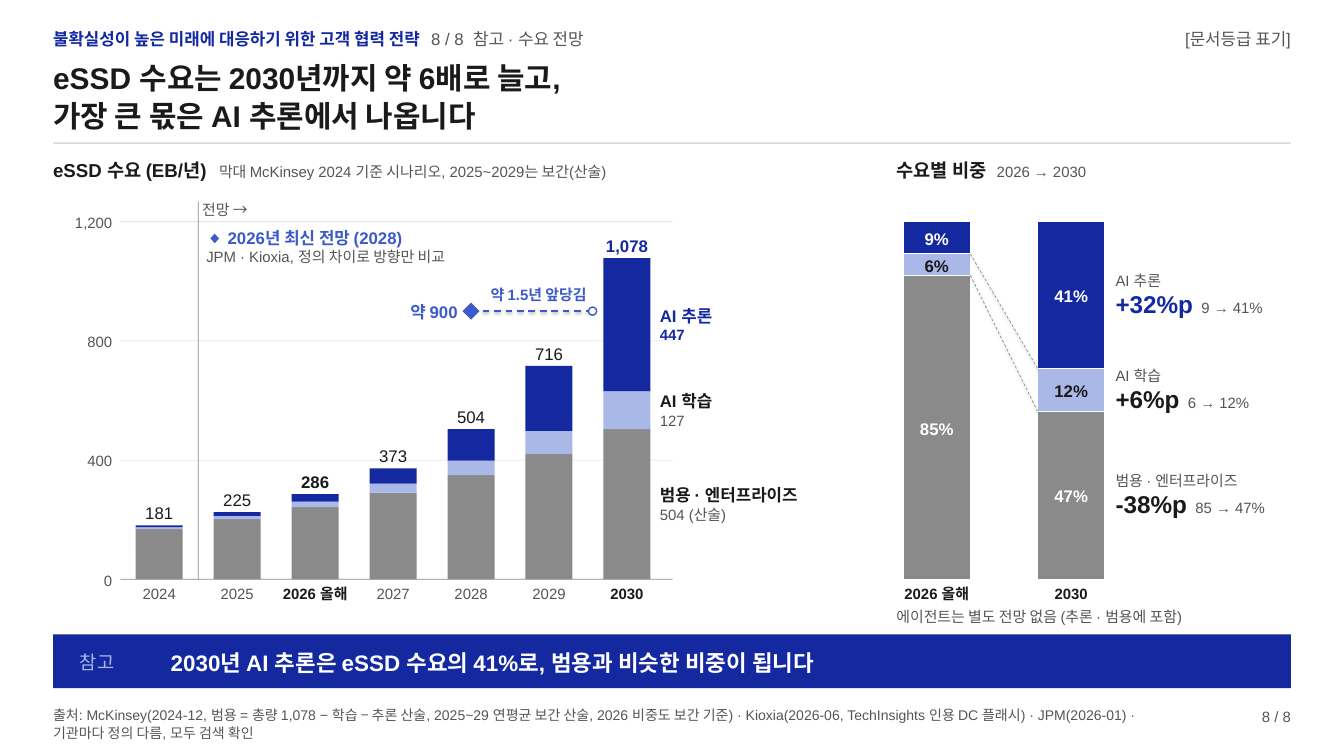
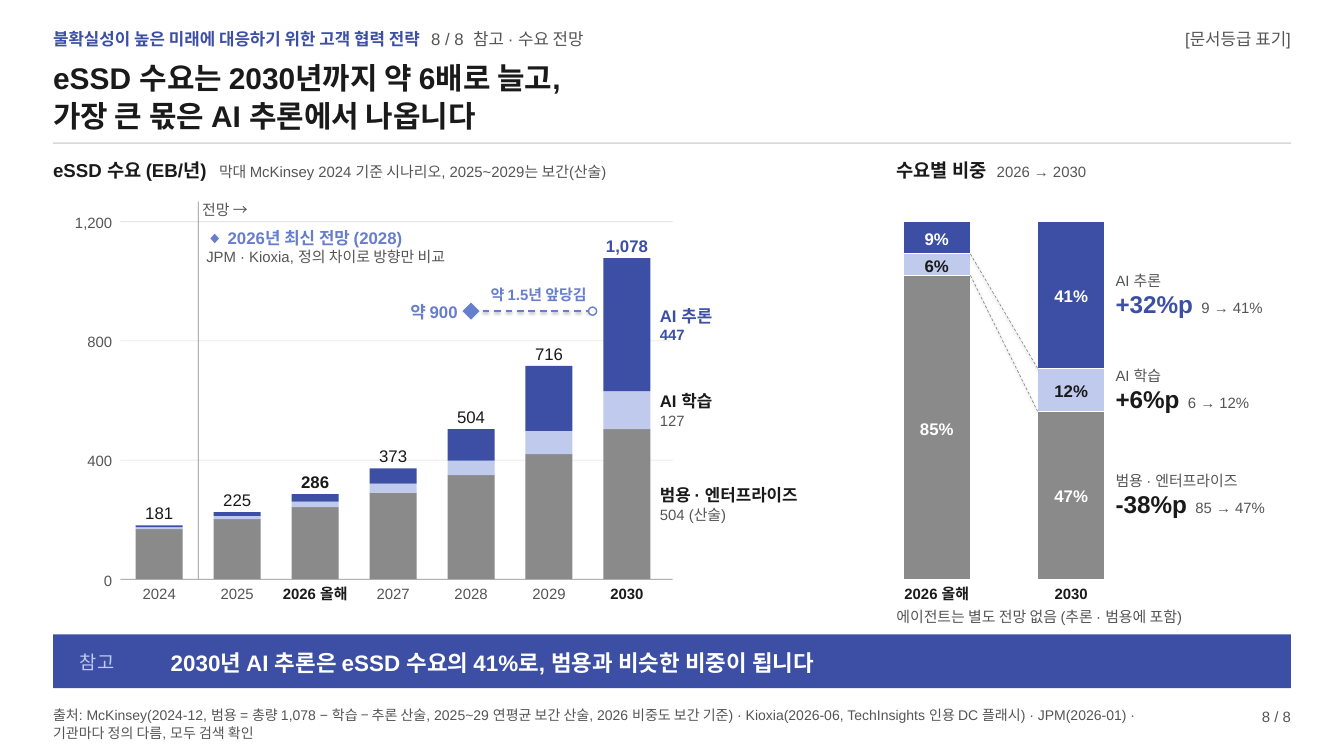
Before and after one commit to k31001/action-learning, a slide deck: slide 8 of dashboard/public/presentations/ssd-future-ready-strategy.pptx. Drawn at 1344x756 pixels with LibreOffice and Linux fonts; fonts in the diff are those of the drawing. Boxes give left, top, right and bottom in pixels: in the first picture for what was removed or moved away, otherwise in the second. Text is boxed around its words. In the diff, an @@ line names an element or a change of style, - is before the commit and + after.

```diff
--- a/dashboard/public/presentations/ssd-future-ready-strategy.pptx
+++ b/dashboard/public/presentations/ssd-future-ready-strategy.pptx
@@ text "불확실성이 높은 미래에 대응하기 위한 ..." at (x1=53, y1=31, x2=584, y2=47): text colour #1428A0 to #3C4FA5 in "불확실성이 높은 미래에 대응하기 위한 고객 협력 ..." @@
@@ text at (x1=284, y1=230, x2=403, y2=248): text colour #3C5AC8 to #677ECD in "◆ 2026년 최신 전망 (2028)" @@
@@ text "1,078" at (x1=606, y1=240, x2=648, y2=255): text colour #1428A0 to #3C4FA5 @@
@@ text "약 1.5년 앞당김" at (x1=491, y1=287, x2=586, y2=302): text colour #3C5AC8 to #677ECD @@
@@ text at (x1=1116, y1=296, x2=1263, y2=318): text colour #1428A0 to #3C4FA5 in "+32%p" @@
@@ text "약 900" at (x1=410, y1=304, x2=458, y2=320): text colour #3C5AC8 to #677ECD @@
@@ diamond at (x1=462, y1=302, x2=480, y2=321): fill #3C5AC8 to #677ECD @@
@@ line (471, 311) - (593, 311): stroke #3C5AC8 1.75 pt dashed to #677ECD 1.75 pt dashed @@
@@ ellipse at (x1=589, y1=307, x2=597, y2=315): outline #3C5AC8 1.5 pt to #677ECD 1.5 pt @@
@@ text "AI 추론" at (x1=660, y1=308, x2=712, y2=340): text colour #1428A0 to #3C4FA5 @@
@@ fill #AAB8E8 to #C0CAEC in 9 elements at (x1=136, y1=527, x2=183, y2=529), (x1=214, y1=516, x2=261, y2=519), (x1=292, y1=501, x2=339, y2=507), (x1=370, y1=484, x2=417, y2=493), (x1=448, y1=461, x2=495, y2=475), (x1=526, y1=431, x2=573, y2=454), (x1=603, y1=391, x2=650, y2=429), (x1=903, y1=254, x2=970, y2=276), (x1=1038, y1=368, x2=1105, y2=411) @@
@@ fill #1428A0 to #3C4FA5 in 10 elements at (x1=136, y1=526, x2=183, y2=528), (x1=214, y1=512, x2=261, y2=515), (x1=292, y1=494, x2=339, y2=501), (x1=370, y1=468, x2=417, y2=484), (x1=448, y1=429, x2=495, y2=461), (x1=526, y1=366, x2=573, y2=431), (x1=603, y1=258, x2=650, y2=391), (x1=903, y1=222, x2=970, y2=254), (x1=1038, y1=222, x2=1105, y2=368), (x1=53, y1=634, x2=1291, y2=688) @@
@@ text "참고" at (x1=80, y1=653, x2=114, y2=670): text colour #AAB8E8 to #C0CAEC @@
```
Also in this commit, not shown: 7 other slides changed, 30 other files.
